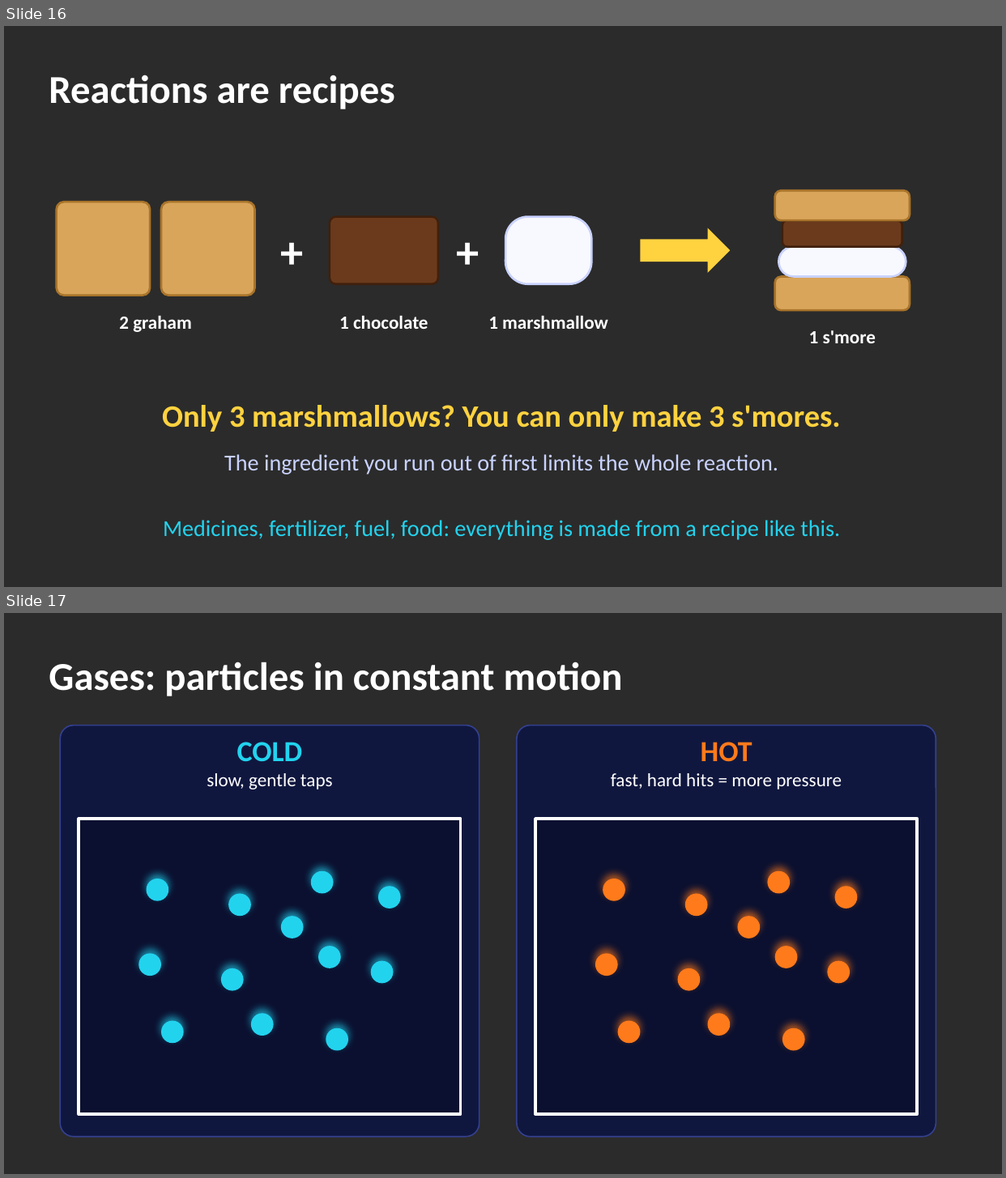
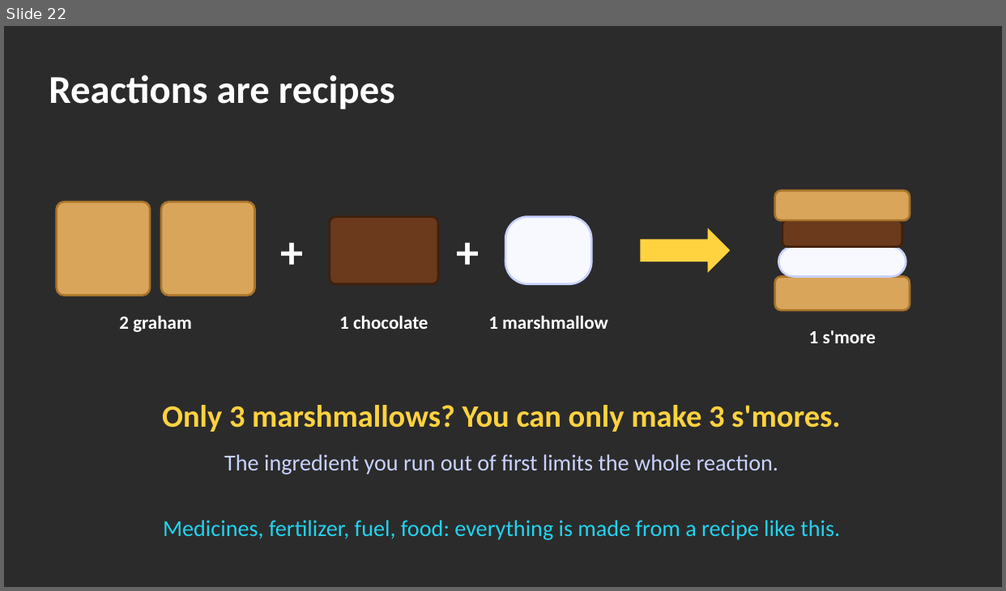
Before and after one commit to davidmoriarty-lab/School_Stuff, a slide deck: intro-chemistry-deck/Intro_to_Chemistry.pptx. Shown one above the other, each under a label of ours: slides 16 and 17 before the commit, slide 22 after it. The pictures are 1006x1178 and 1006x591 pixels, drawn with LibreOffice and Linux fonts; fonts in the diff are those of the drawing; background and template pictures are left out; a plain dark background stands for a picture behind light text. Boxes give left, top, right and bottom in pixels: in the first picture for what was removed or moved away, otherwise in the second. Text is boxed around its words. In the diff, an @@ line names an element or a change of style, - is before the commit and + after.

```diff
--- a/intro-chemistry-deck/Intro_to_Chemistry.pptx
+++ b/intro-chemistry-deck/Intro_to_Chemistry.pptx
@@ slide 17 removed at bbox=[4, 613, 1002, 1174], background picture (left out) @@
@@ title removed at bbox=[49, 662, 623, 696] @@
-Gases: particles in constant motion
@@ rounded rectangle removed at bbox=[60, 726, 479, 1137] @@
@@ rounded rectangle removed at bbox=[517, 726, 936, 1137] @@
@@ text removed at bbox=[206, 742, 333, 790] @@
-COLD
-slow, gentle taps
@@ text removed at bbox=[611, 742, 842, 790] @@
-HOT
-fast, hard hits = more pressure
@@ rectangle removed at bbox=[79, 819, 461, 1114] @@
@@ rectangle removed at bbox=[535, 819, 918, 1114] @@
@@ ellipse removed at bbox=[147, 879, 168, 901] @@
@@ ellipse removed at bbox=[311, 871, 334, 894] @@
@@ ellipse removed at bbox=[603, 879, 625, 901] @@
@@ ellipse removed at bbox=[768, 871, 790, 894] @@
@@ ellipse removed at bbox=[228, 894, 251, 916] @@
@@ ellipse removed at bbox=[378, 886, 401, 909] @@
@@ ellipse removed at bbox=[685, 894, 708, 916] @@
@@ ellipse removed at bbox=[835, 886, 858, 909] @@
@@ ellipse removed at bbox=[281, 916, 304, 939] @@
@@ ellipse removed at bbox=[738, 916, 760, 939] @@
@@ ellipse removed at bbox=[318, 946, 341, 969] @@
@@ ellipse removed at bbox=[775, 946, 798, 969] @@
@@ ellipse removed at bbox=[138, 954, 161, 976] @@
@@ ellipse removed at bbox=[221, 969, 244, 991] @@
@@ ellipse removed at bbox=[371, 961, 394, 983] @@
@@ ellipse removed at bbox=[595, 954, 618, 976] @@
@@ ellipse removed at bbox=[678, 969, 701, 991] @@
@@ ellipse removed at bbox=[828, 961, 850, 983] @@
@@ ellipse removed at bbox=[161, 1021, 184, 1043] @@
@@ ellipse removed at bbox=[251, 1013, 274, 1036] @@
@@ ellipse removed at bbox=[618, 1021, 641, 1043] @@
@@ ellipse removed at bbox=[708, 1013, 731, 1036] @@
@@ ellipse removed at bbox=[326, 1029, 348, 1051] @@
@@ ellipse removed at bbox=[782, 1029, 805, 1051] @@
@@ what was slide 16 is now slide 22 @@
```
Also in this commit, not shown: 7 slides changed, 6 slides added, 25 other files.
